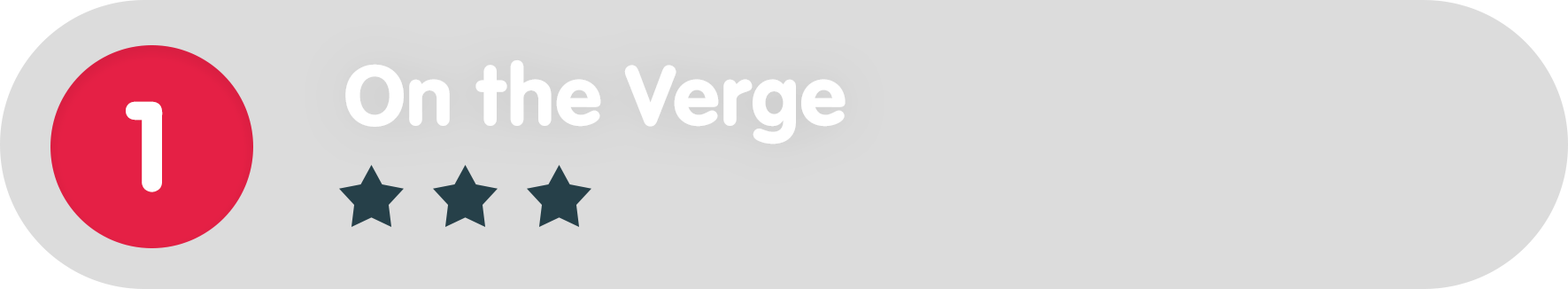
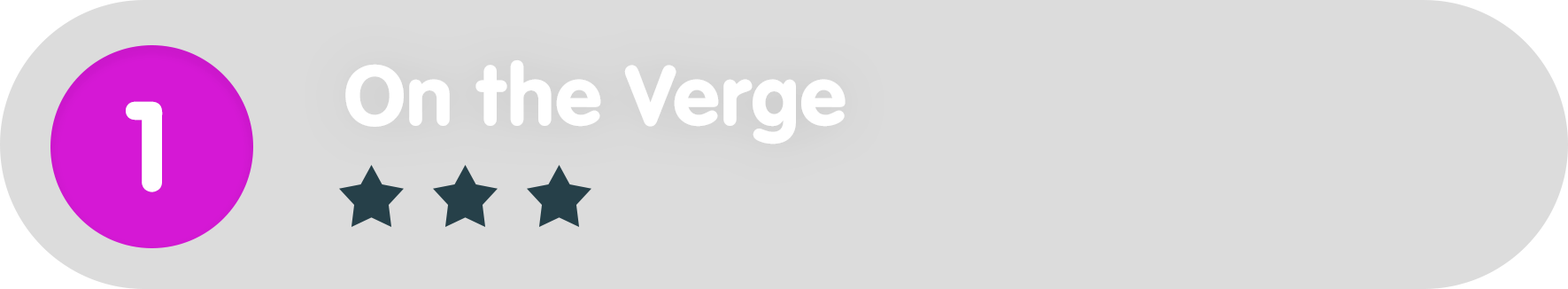
Layers edited between the first and the second w=1568, h=289 image:
painted on "Ellipse_green" over [50, 45, 254, 248]
